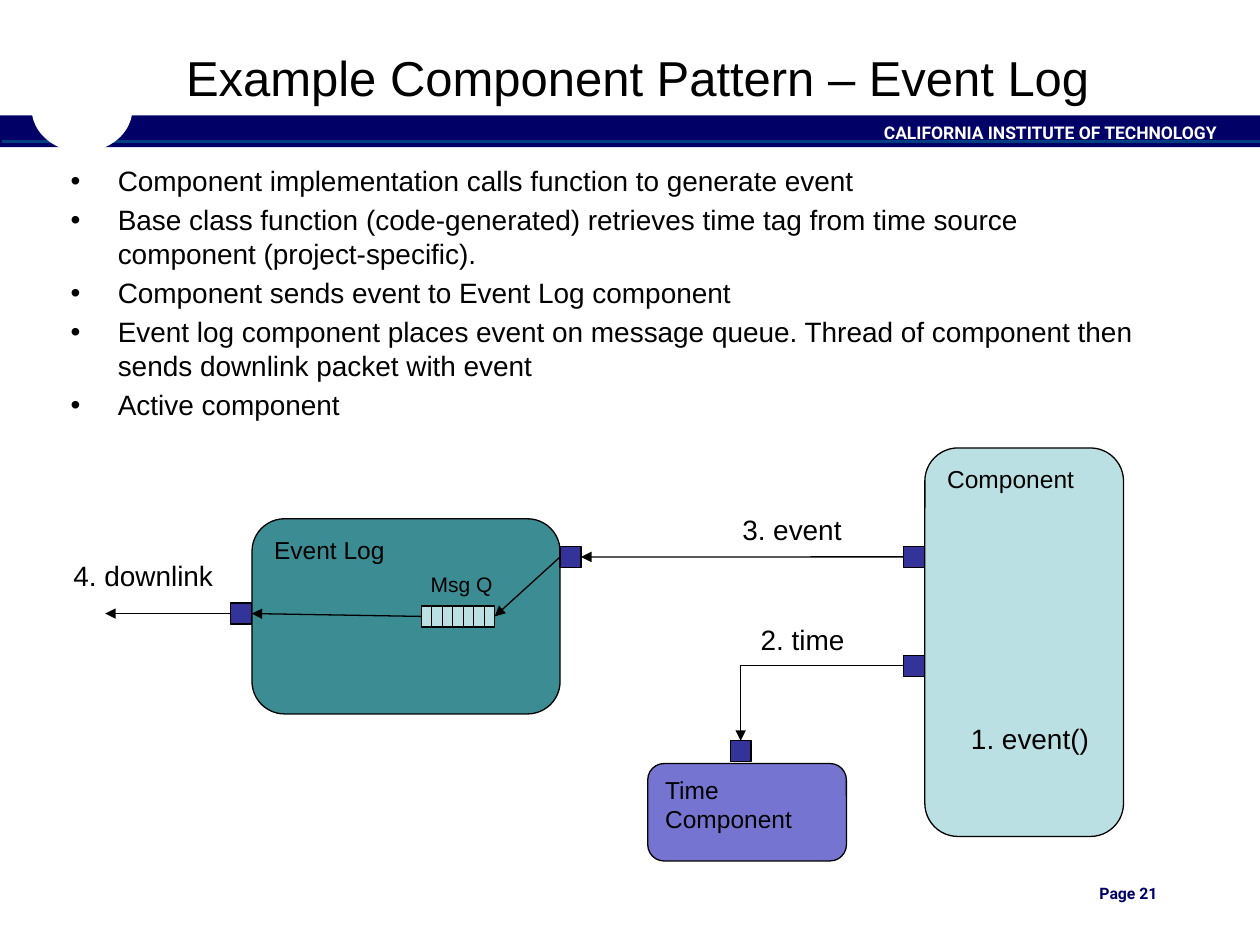
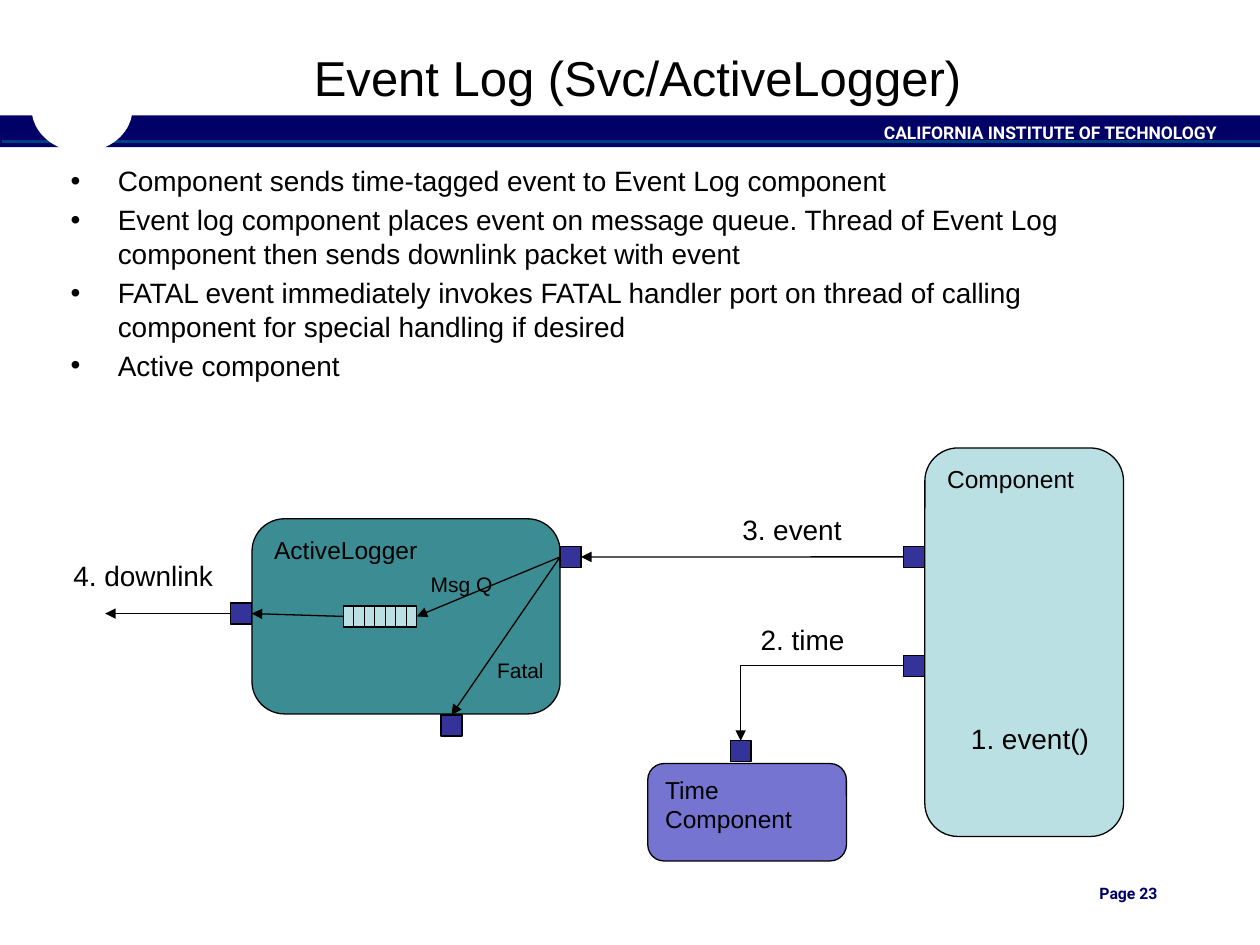
Before and after one commit to christianjeromeilustre/fprime-control, a slide deck: slide 23 of docs/Architecture/FPrimeSoftwareArchitecture.pptx (slide 21 before the commit). Drawn at 1260x945 pixels with LibreOffice and Linux fonts; fonts in the diff are those of the drawing; background and template pictures are left out. Boxes give left, top, right and bottom in pixels: in the first picture for what was removed or moved away, otherwise in the second. Text is boxed around its words. In the diff, an @@ line names an element or a change of style, - is before the commit and + after.

```diff
--- a/docs/Architecture/FPrimeSoftwareArchitecture.pptx
+++ b/docs/Architecture/FPrimeSoftwareArchitecture.pptx
@@ title at [314, 60, 961, 106]: text changed @@
-Example Component Pattern – Event Log
+Event Log (Svc/ActiveLogger)
@@ text at [118, 170, 1058, 342]: text changed @@
-• Component implementation calls function to generate event
-• Base class function (code-generated) retrieves time tag from time source component (project-specific).
-• Component sends event to Event Log component
-• Event log component places event on message queue. Thread of component then sends downlink packet with event
+• Component sends time-tagged event to Event Log component
+• Event log component places event on message queue. Thread of Event Log component then sends downlink packet with event
+• FATAL event immediately invokes FATAL handler port on thread of calling component for special handling if desired
@@ text in rounded rectangle at [274, 541, 417, 564]: text changed @@
-Event Log
+ActiveLogger
@@ arrow moved from (561, 557) - (495, 616) to (561, 557) - (417, 616) @@
@@ arrow added from (561, 557) to (451, 716), #000000 0.75 pt @@
@@ arrow moved from (421, 616) - (252, 614) to (343, 616) - (252, 614) @@
@@ 7 rectangles: place and size @@
-7 rectangles at [421, 606, 494, 627]
+7 rectangles at [343, 606, 416, 627]
@@ text added at [497, 663, 544, 678], 12 pt, text #000000 @@
+Fatal
@@ rectangle added at [441, 716, 462, 737], fill #333399, outline #000000 0.75 pt @@
@@ page number at [1099, 887, 1157, 903]: text changed @@
-Page 21
+Page 23
```
Also in this commit, not shown: 20 other slides changed, 7 slides added.
